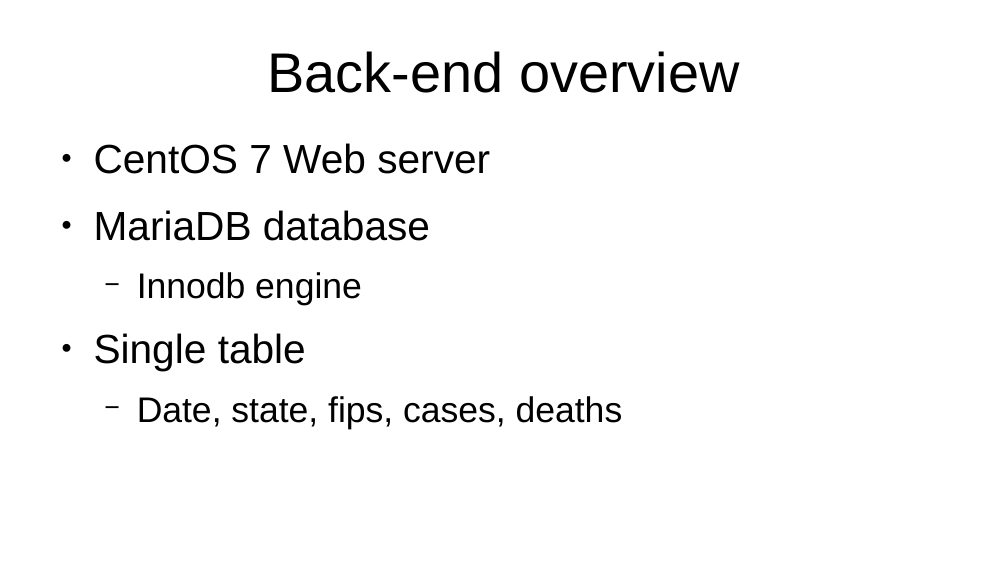
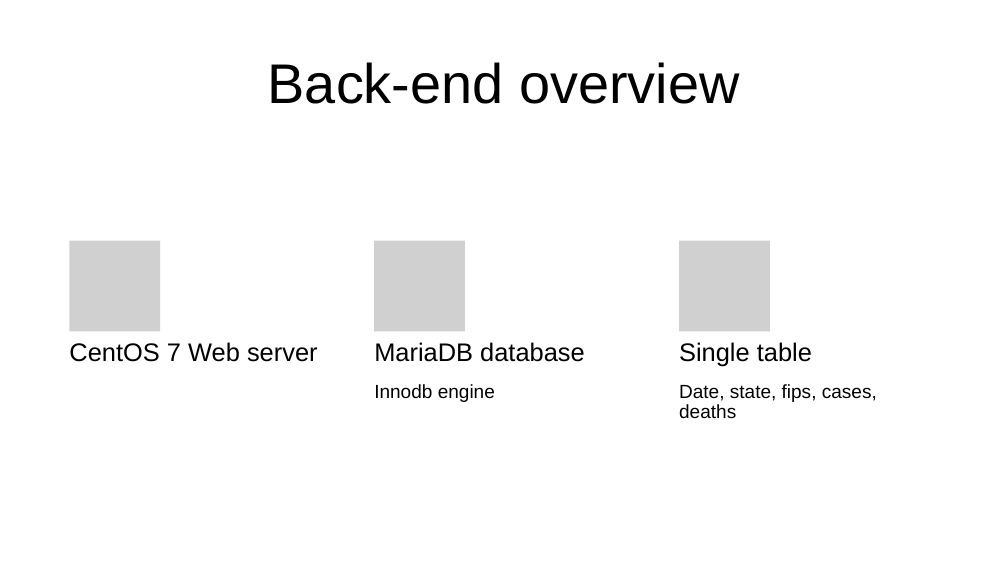
Before and after one commit to tkudryn/cs450-final, a slide deck: slide 16 of final/presentation.pptx (slide 11 before the commit). Drawn at 1008x567 pixels with LibreOffice and Linux fonts; fonts in the diff are those of the drawing; grey boxes stand for pictures. Boxes give left, top, right and bottom in pixels: in the first picture for what was removed or moved away, otherwise in the second. Text is boxed around its words. In the diff, an @@ line names an element or a change of style, - is before the commit and + after.

```diff
--- a/final/presentation.pptx
+++ b/final/presentation.pptx
@@ text "Back-end overview": place and size @@
-text "Back-end overview" at [268,51,739,93]
+text "Back-end overview" at [268,62,739,104]
@@ text "Back-end overview" at [268,62,739,104]: line spacing 1 to 0.9; more space between paragraphs @@
@@ text removed at [94,143,623,429] @@
-● CentOS 7 Web server
-● MariaDB database
-  − Innodb engine
-● Single table
-  − Date, state, fips, cases, deaths
@@ group added at [69,241,877,419]: 5 texts, 3 pictures @@
+CentOS 7 Web server
+MariaDB database
+Innodb engine
+Single table
+Date, state, fips, cases, deaths
```
Also in this commit, not shown: 7 other slides changed, 7 slides added, 2 slides removed, 3 other files.
